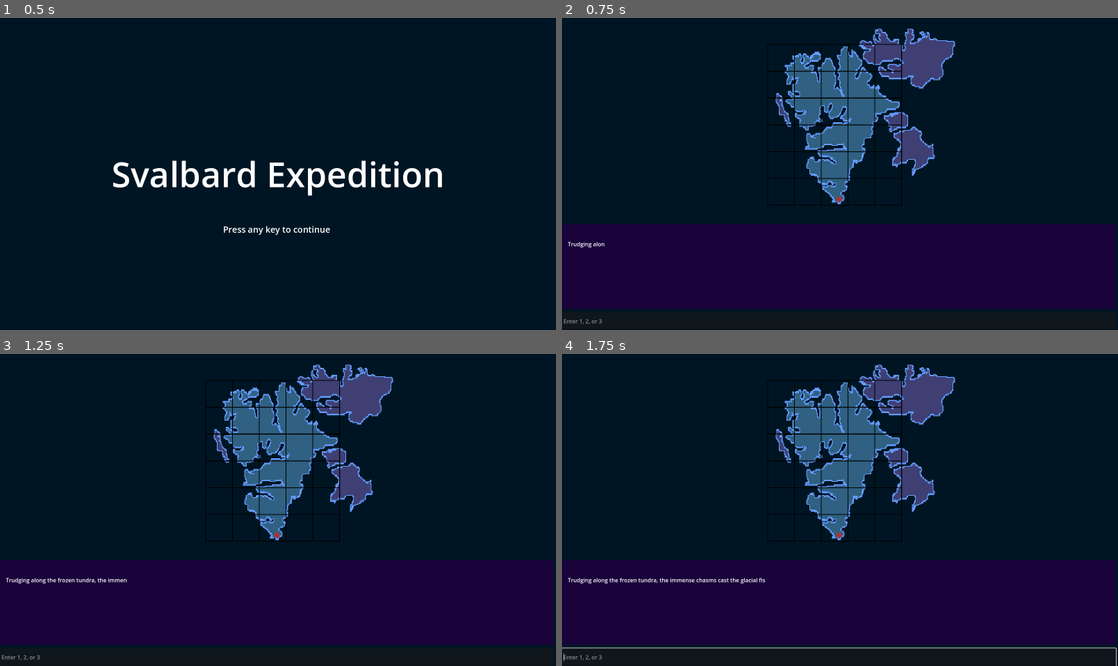
Above: before the commit, frames 1-4 (two rows, left to right).
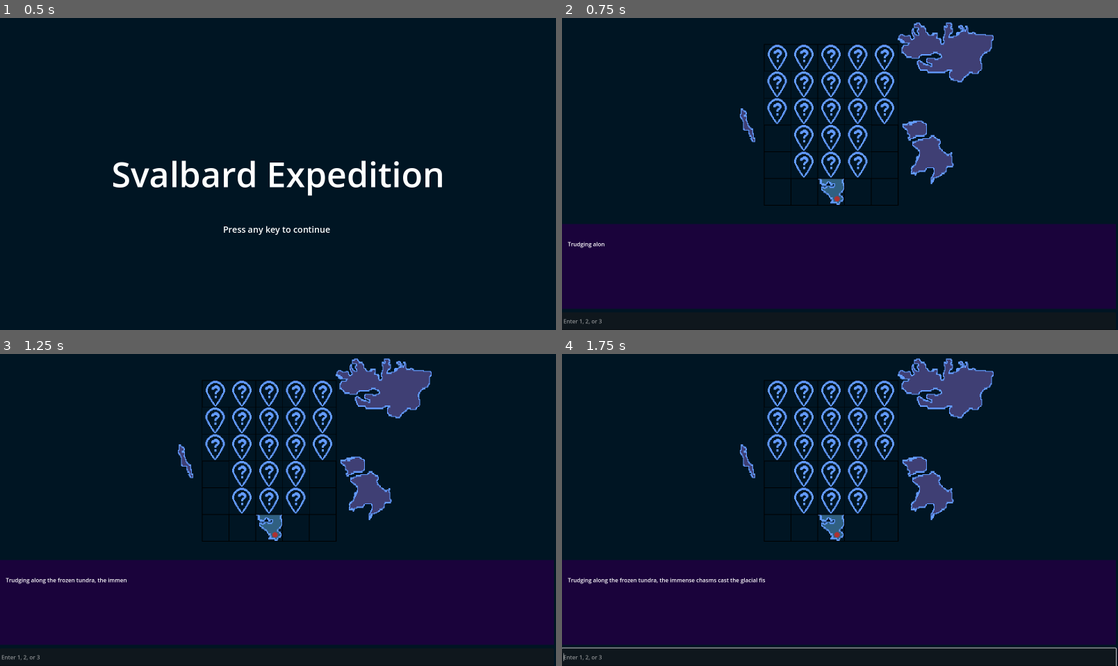
Above: after the commit, the same moments.

Repository: sshook98/SvalbardRepository
Game: Godot game, scene res://title_screen.tscn
The game is run twice, just before and just after one commit, with the same random seed, the same clock (stepped at 60 frames per second) and the same inputs.
Inputs (mouse positions are in pixels of both pictures, inside the frame that each line leads up to):
- Up to frame 1 (0.5 s): no input
- Up to frame 2 (0.75 s): tap Enter at 0.5 s
- Up to frame 3 (1.25 s): no input
- Up to frame 4 (1.75 s): click (840, 656) at 1.27 s; type "12" at 1.35 s

Frame 1 is identical in both runs. In frame 2, 9.6% of the frame differs, in the area x 32-78%, y 1-61%; in frame 3, 9.6%; in frame 4, 9.6%.

Commit message:
Created map tiles and updated map

Diff:
--- a/game_manager.tscn
+++ b/game_manager.tscn
@@ -1,8 +1,9 @@
-[gd_scene load_steps=4 format=3 uid="uid://bnqmqvyajrxfx"]
+[gd_scene load_steps=5 format=3 uid="uid://bnqmqvyajrxfx"]
 
 [ext_resource type="Script" path="res://game_manager.gd" id="1_r0oxt"]
-[ext_resource type="Texture2D" uid="uid://cdpvasim5w046" path="res://SvalbardOverallMapGrid1000.png" id="2_ejp4c"]
+[ext_resource type="Texture2D" uid="uid://bah3o1e8m7076" path="res://Svalbard Overall Map Grid 1000 Updated.png" id="2_6bwyn"]
 [ext_resource type="Texture2D" uid="uid://d0qbbyknx3h0" path="res://SvalbardMapDot.png" id="3_r2c3j"]
+[ext_resource type="PackedScene" uid="uid://dwavlj7arfn1f" path="res://map_tiles.tscn" id="4_aql72"]
 
 [node name="GameManager" type="Node2D"]
 script = ExtResource("1_r0oxt")
@@ -41,21 +42,85 @@
 grow_vertical = 2
 
 [node name="Map" type="TextureRect" parent="."]
-offset_left = 282.0
-offset_right = 1340.0
+offset_left = 272.0
+offset_right = 1330.0
 offset_bottom = 595.0
-texture = ExtResource("2_ejp4c")
+texture = ExtResource("2_6bwyn")
 expand_mode = 1
+
+[node name="Dot" type="TextureRect" parent="Map"]
+layout_mode = 0
+offset_left = 473.0
+offset_top = 476.0
+offset_right = 793.0
+offset_bottom = 796.0
+scale = Vector2(0.3, 0.3)
+texture = ExtResource("3_r2c3j")
+
+[node name="Maptile" parent="Map" instance=ExtResource("4_aql72")]
+position = Vector2(542, 79)
+
+[node name="Maptile2" parent="Map" instance=ExtResource("4_aql72")]
+position = Vector2(619, 79)
+
+[node name="Maptile3" parent="Map" instance=ExtResource("4_aql72")]
+position = Vector2(387, 233)
+
+[node name="Maptile4" parent="Map" instance=ExtResource("4_aql72")]
+position = Vector2(619, 233)
+
+[node name="Maptile5" parent="Map" instance=ExtResource("4_aql72")]
+position = Vector2(465, 233)
+
+[node name="Maptile6" parent="Map" instance=ExtResource("4_aql72")]
+position = Vector2(542, 233)
+
+[node name="Maptile7" parent="Map" instance=ExtResource("4_aql72")]
+position = Vector2(387, 310)
+
+[node name="Maptile8" parent="Map" instance=ExtResource("4_aql72")]
+position = Vector2(465, 310)
+
+[node name="Maptile9" parent="Map" instance=ExtResource("4_aql72")]
+position = Vector2(542, 310)
+
+[node name="Maptile10" parent="Map" instance=ExtResource("4_aql72")]
+position = Vector2(542, 387)
+
+[node name="Maptile11" parent="Map" instance=ExtResource("4_aql72")]
+position = Vector2(465, 387)
+
+[node name="Maptile12" parent="Map" instance=ExtResource("4_aql72")]
+position = Vector2(619, 156)
+
+[node name="Maptile13" parent="Map" instance=ExtResource("4_aql72")]
+position = Vector2(542, 156)
+
+[node name="Maptile14" parent="Map" instance=ExtResource("4_aql72")]
+position = Vector2(465, 156)
+
+[node name="Maptile15" parent="Map" instance=ExtResource("4_aql72")]
+position = Vector2(387, 156)
+
+[node name="Maptile16" parent="Map" instance=ExtResource("4_aql72")]
+position = Vector2(465, 79)
+
+[node name="Maptile17" parent="Map" instance=ExtResource("4_aql72")]
+position = Vector2(310, 233)
+
+[node name="Maptile18" parent="Map" instance=ExtResource("4_aql72")]
+position = Vector2(310, 156)
+
+[node name="Maptile19" parent="Map" instance=ExtResource("4_aql72")]
+position = Vector2(387, 387)
+
+[node name="Maptile20" parent="Map" instance=ExtResource("4_aql72")]
+position = Vector2(311, 79)
+
+[node name="Maptile21" parent="Map" instance=ExtResource("4_aql72")]
+position = Vector2(387, 79)
 
 [node name="TypingTimer" type="Timer" parent="."]
 
-[node name="Dot" type="TextureRect" parent="."]
-offset_left = 751.0
-offset_top = 477.0
-offset_right = 1071.0
-offset_bottom = 797.0
-scale = Vector2(0.3, 0.3)
-texture = ExtResource("3_r2c3j")
-
 [connection signal="text_changed" from="LineEdit" to="." method="_on_line_edit_text_changed"]
 [connection signal="text_submitted" from="LineEdit" to="." method="_on_line_edit_text_submitted"]
--- /dev/null
+++ b/map_tiles.tscn
@@ -0,0 +1,11 @@
+[gd_scene load_steps=2 format=3 uid="uid://dwavlj7arfn1f"]
+
+[ext_resource type="Texture2D" uid="uid://bpifq6spxuty5" path="res://MapTile.png" id="1_xdo7h"]
+
+[node name="Maptile" type="Node2D"]
+
+[node name="TextureRect2" type="TextureRect" parent="."]
+offset_right = 760.0
+offset_bottom = 760.0
+scale = Vector2(0.1, 0.1)
+texture = ExtResource("1_xdo7h")
Binary file added: MapTile.png
Not shown, added: MapTile.png.import
Binary file added: Svalbard Overall Map Grid 1000 Updated.png
Not shown, added: Svalbard Overall Map Grid 1000 Updated.png.import
